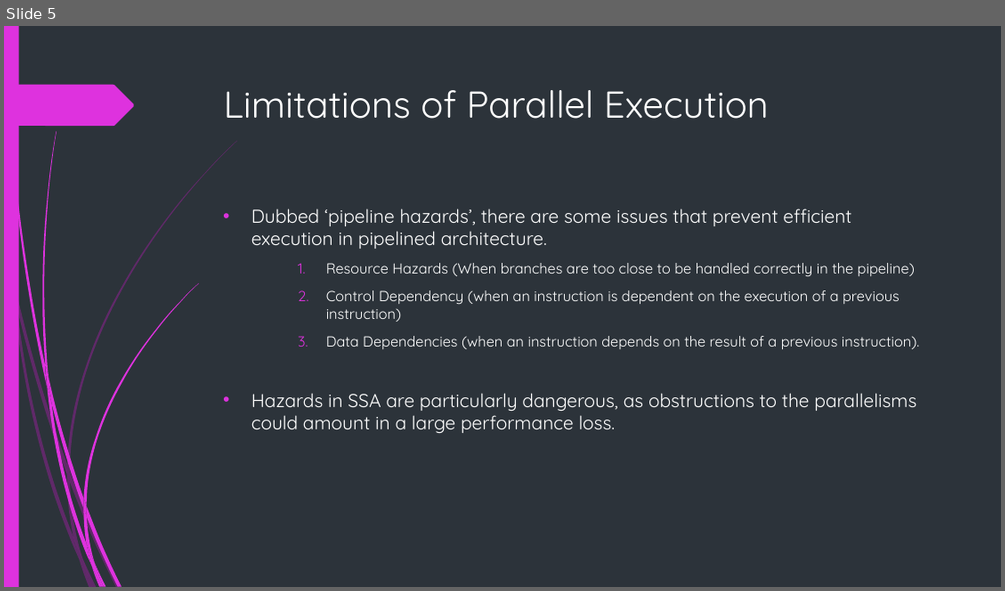
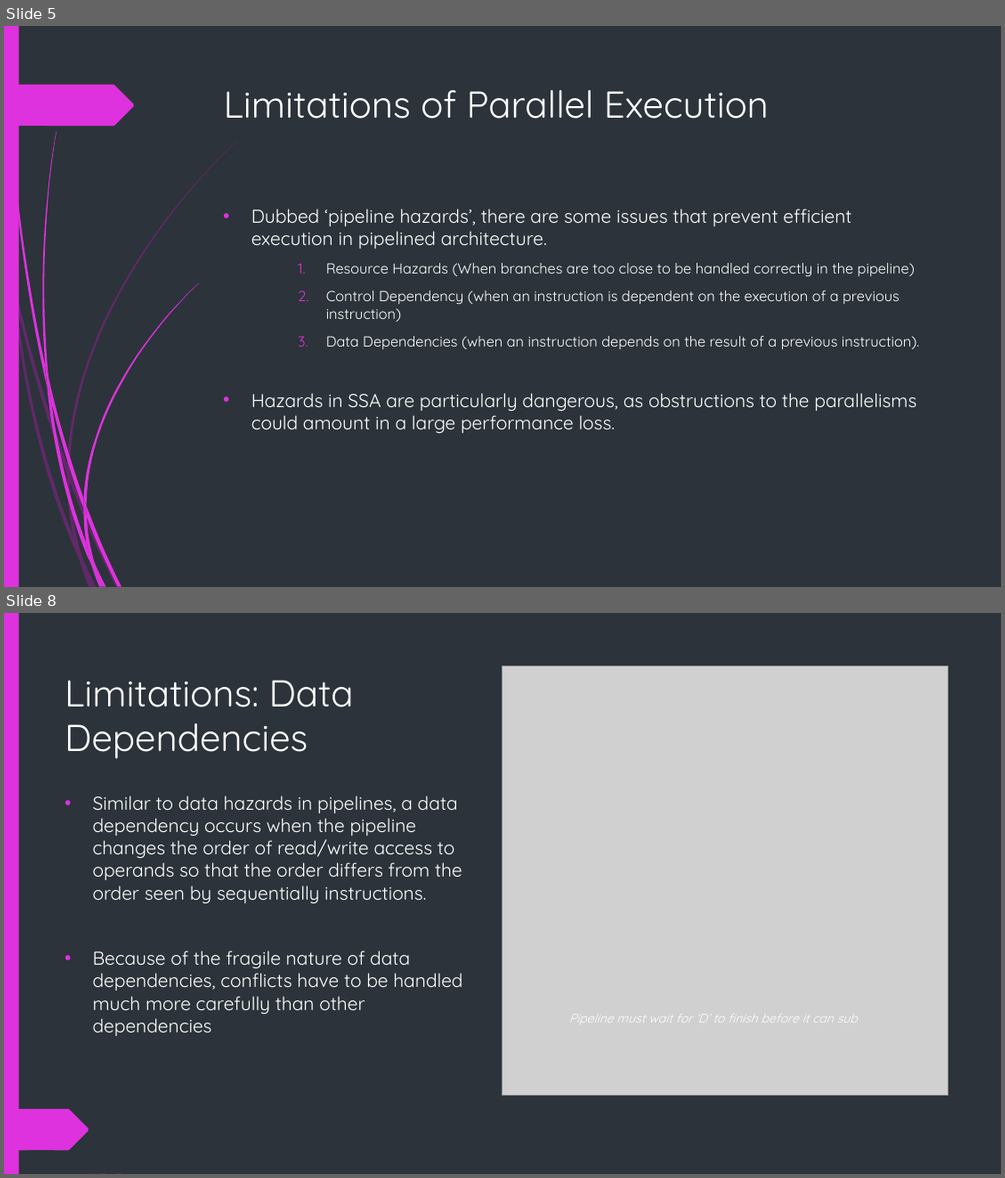
Before and after one commit to BlenderCN-Org/University-Assignments, a slide deck: CS3340 - Computer Architecture/hw5/mgm160130.pptx. Shown one above the other, each under a label of ours: slide 5 before the commit, slides 5 and 8 after it; the slides between them are not shown. The pictures are 1005x591 and 1005x1178 pixels, drawn with LibreOffice and Linux fonts; fonts in the diff are those of the drawing; grey boxes stand for pictures. Boxes give left, top, right and bottom in pixels: in the first picture for what was removed or moved away, otherwise in the second. Text is boxed around its words. In the diff, an @@ line names an element or a change of style, - is before the commit and + after.

```diff
--- a/CS3340 - Computer Architecture/hw5/mgm160130.pptx
+++ b/CS3340 - Computer Architecture/hw5/mgm160130.pptx
@@ slide 8 added at (4,613,1001,1174), background #2C333A; not listed: 11 template elements that a slide beside it also shows @@
@@ rectangle added at (4,613,1001,1174), fill #2C333A @@
@@ rectangle added at (4,613,19,1174), fill #DE32DE @@
@@ title added at (65,680,354,759), 36 pt, text #FFFFFF @@
+Limitations: Data Dependencies
@@ picture added at (502,666,947,1095) @@
@@ text added at (93,795,462,1036), 18 pt, text #FFFFFF @@
+• Similar to data hazards in pipelines, a data dependency occurs when the pipeline changes the order of read/write access to operands so that the order differs from the order seen by sequentially instructions.
+• Because of the fragile nature of data dependencies, conflicts have to be handled much more carefully than other dependencies
@@ text added at (569,1014,858,1022), 12 pt, text #FFFFFF, italic @@
+Pipeline must wait for ‘D’ to finish before it can sub
@@ freeform shape added at (4,1109,89,1150), fill #DE32DE @@
```
Also in this commit, not shown: 4 slides changed, 4 other slides added, 1 slide removed, 1 other file.
